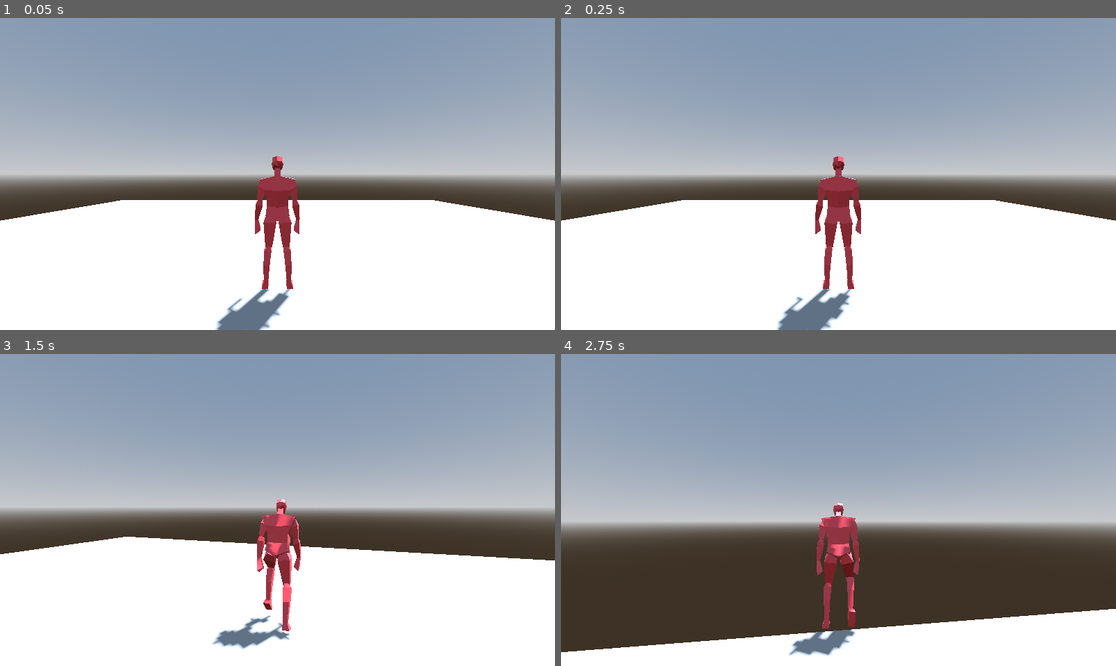
Above: before the commit, frames 1-4 (two rows, left to right).
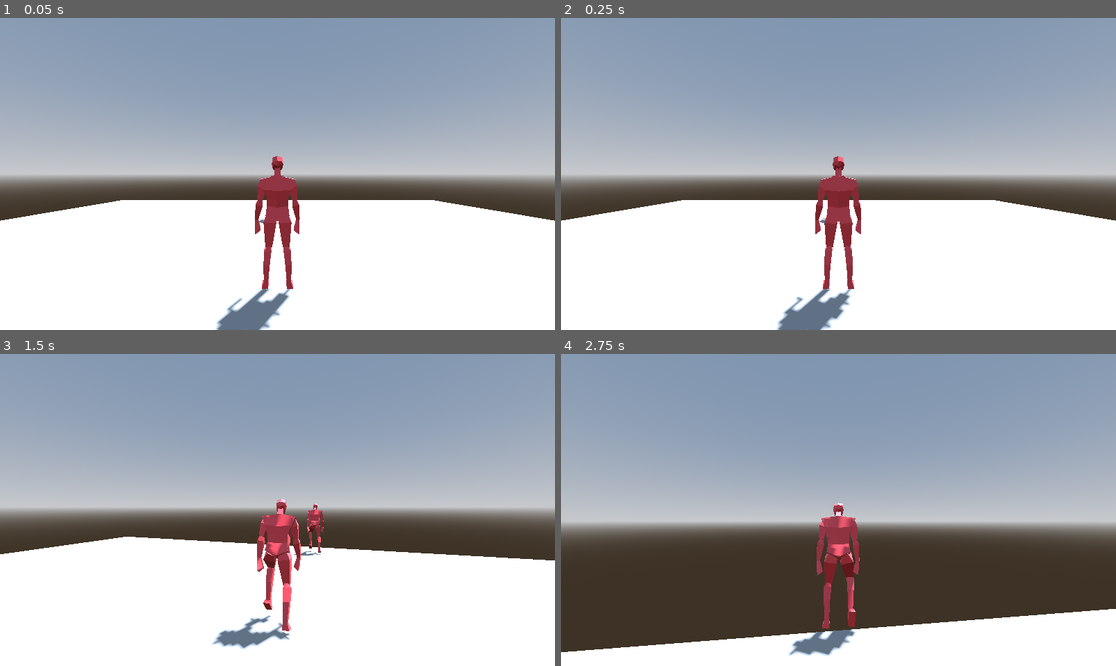
Above: after the commit, the same moments.

Repository: OhijMik/BlenderModelGodot
Game: Godot game, scene res://main_scene.tscn
Same seed, same stepped clock (60 frames per second), same inputs: the game is played once before the commit and once after it.
Inputs (mouse positions are in pixels of both pictures, inside the frame that each line leads up to):
- Up to frame 1 (0.05 s): no input
- Up to frame 2 (0.25 s): no input
- Up to frame 3 (1.5 s): tap Enter (ui_accept) at 0.5, 0.77 s; move the mouse to (305, 510) at 0.52 s; hold W (forward) from 0.53 s (still down); move the mouse to (249, 510) at 1.27 s
- Up to frame 4 (2.75 s): keep holding W (forward); tap Enter (ui_accept) at 1.52 s; move the mouse to (849, 503) at 2.02 s

The runs differ from the first frame. In frame 1, less than 0.1% of the frame differs, in the area x 46-52%, y 50-66%; in frame 2, less than 0.1%; in frame 3, 0.3%, in the area x 52-59%, y 47-65%; in frame 4, nothing differs.

Commit message:
Added an enemy

Diff:
--- a/main_scene.tscn
+++ b/main_scene.tscn
@@ -37,4 +37,9 @@
 [node name="CollisionShape3D" type="CollisionShape3D" parent="Ground/StaticBody3D"]
 shape = SubResource("ConcavePolygonShape3D_630fl")
 
-[node name="model" parent="." instance=ExtResource("1_aaq50")]
+[node name="Player" parent="." instance=ExtResource("1_aaq50")]
+
+[node name="Enemies" type="Node3D" parent="."]
+
+[node name="model" parent="Enemies" instance=ExtResource("1_aaq50")]
+transform = Transform3D(0.99999, 0, -0.00438076, 0, 1, 0, 0.00438076, 0, 0.99999, 0, 0, -4.91335)
--- a/model.tscn
+++ b/model.tscn
@@ -595,7 +595,6 @@
 min_space = 0.0
 
 [sub_resource type="AnimationNodeBlendTree" id="AnimationNodeBlendTree_6grkn"]
-graph_offset = Vector2(-304, -33)
 nodes/BlendSpace1D/node = SubResource("AnimationNodeBlendSpace1D_xn06m")
 nodes/BlendSpace1D/position = Vector2(40, 140)
 node_connections = [&"output", 0, &"BlendSpace1D"]
@@ -612,7 +611,7 @@
 bones/0/parent = -1
 bones/0/rest = Transform3D(1, 0, 0, 0, 0.998999, 0.0447266, 0, -0.0447266, 0.998999, 0, 0, 0)
 bones/0/enabled = true
-bones/0/position = Vector3(0, -0.0171905, 2.61652e-11)
+bones/0/position = Vector3(0, -0.00547061, -1.14069e-10)
 bones/0/rotation = Quaternion(-0.0223689, 0, 0, 0.99975)
 bones/0/scale = Vector3(1, 1, 1)
 bones/1/name = "head"
@@ -627,7 +626,7 @@
 bones/2/rest = Transform3D(-0.903399, 0.428792, 0.00259956, -0.428371, -0.902208, -0.0501899, -0.0191757, -0.0464551, 0.998736, 0.201485, 0.502309, -0.00415772)
 bones/2/enabled = true
 bones/2/position = Vector3(0.201485, 0.502309, -0.00415772)
-bones/2/rotation = Quaternion(-0.00299621, -0.0250889, 0.987598, -0.15496)
+bones/2/rotation = Quaternion(-0.00239258, -0.0252005, 0.99199, -0.123757)
 bones/2/scale = Vector3(1, 1, 1)
 bones/3/name = "lowerarm.l"
 bones/3/parent = 2
@@ -641,28 +640,28 @@
 bones/4/rest = Transform3D(-0.996951, 0.0781542, -0.00117562, -0.0780859, -0.996505, -0.0296715, -0.0034905, -0.0294889, 0.999561, 0.101943, 0.0141639, -0.0217959)
 bones/4/enabled = true
 bones/4/position = Vector3(0.101943, 0.0141639, -0.0217959)
-bones/4/rotation = Quaternion(-0.000818517, 0.0590568, 0.996885, -0.0522696)
+bones/4/rotation = Quaternion(0.000620421, 0.0189747, 0.9988, -0.0451468)
 bones/4/scale = Vector3(1.00003, 1, 1)
 bones/5/name = "lowerleg.l"
 bones/5/parent = 4
 bones/5/rest = Transform3D(0.99983, 0.0183465, 0.00177651, -0.0184302, 0.993605, 0.111395, 0.000278552, -0.111409, 0.993775, -7.66781e-09, 0.445087, 3.49246e-10)
 bones/5/enabled = true
 bones/5/position = Vector3(-7.66781e-09, 0.445087, 3.49246e-10)
-bones/5/rotation = Quaternion(-0.196393, 0.000368094, -0.0324175, 0.979989)
+bones/5/rotation = Quaternion(-0.120207, 0.000372879, -0.0198418, 0.992551)
 bones/5/scale = Vector3(1, 1, 1)
 bones/6/name = "foot.l"
 bones/6/parent = 5
 bones/6/rest = Transform3D(0.999094, 0.0185303, -0.0383207, -0.0423671, 0.346028, -0.937267, -0.00410776, 0.938041, 0.3465, 1.85021e-08, 0.488115, -1.60071e-08)
 bones/6/enabled = true
 bones/6/position = Vector3(1.85021e-08, 0.488115, -1.60071e-08)
-bones/6/rotation = Quaternion(0.625906, 8.93807e-05, -0.0122948, 0.779801)
+bones/6/rotation = Quaternion(0.596595, -0.0042368, -0.016482, 0.802362)
 bones/6/scale = Vector3(1.00001, 1, 0.999999)
 bones/7/name = "upperarm.r"
 bones/7/parent = 0
 bones/7/rest = Transform3D(-0.903399, -0.428792, -0.00259956, 0.428371, -0.902208, -0.0501899, 0.0191757, -0.0464551, 0.998736, -0.201485, 0.502309, -0.00415772)
 bones/7/enabled = true
 bones/7/position = Vector3(-0.201485, 0.502309, -0.00415772)
-bones/7/rotation = Quaternion(0.00277044, -0.0251336, 0.989358, 0.143289)
+bones/7/rotation = Quaternion(0.00224679, -0.0252237, 0.992901, 0.116221)
 bones/7/scale = Vector3(1, 1, 1)
 bones/8/name = "lowerarm.r"
 bones/8/parent = 7
@@ -676,21 +675,21 @@
 bones/9/rest = Transform3D(-0.996951, -0.0781542, 0.00117562, 0.0780859, -0.996505, -0.0296715, 0.0034905, -0.0294889, 0.999561, -0.101943, 0.0141639, -0.0217959)
 bones/9/enabled = true
 bones/9/position = Vector3(-0.101943, 0.0141639, -0.0217959)
-bones/9/rotation = Quaternion(0.000818532, 0.0590568, 0.996885, 0.0522696)
+bones/9/rotation = Quaternion(-0.000620405, 0.0189747, 0.9988, 0.0451468)
 bones/9/scale = Vector3(1.00003, 1, 1)
 bones/10/name = "lowerleg.r"
 bones/10/parent = 9
 bones/10/rest = Transform3D(0.99983, -0.0183465, -0.00177651, 0.0184302, 0.993605, 0.111395, -0.000278552, -0.111409, 0.993775, 7.66781e-09, 0.445087, 3.49246e-10)
 bones/10/enabled = true
 bones/10/position = Vector3(7.66781e-09, 0.445087, 3.49246e-10)
-bones/10/rotation = Quaternion(-0.196393, -0.000368094, 0.0324175, 0.979989)
+bones/10/rotation = Quaternion(-0.120207, -0.00037288, 0.0198418, 0.992551)
 bones/10/scale = Vector3(1, 1, 1)
 bones/11/name = "foot.r"
 bones/11/parent = 10
 bones/11/rest = Transform3D(0.999094, -0.0185303, 0.0383207, 0.0423671, 0.346028, -0.937267, 0.00410776, 0.938041, 0.3465, -1.85021e-08, 0.488115, -1.60071e-08)
 bones/11/enabled = true
 bones/11/position = Vector3(-1.85021e-08, 0.488115, -1.60071e-08)
-bones/11/rotation = Quaternion(0.625906, -8.93668e-05, 0.0122948, 0.779801)
+bones/11/rotation = Quaternion(0.596595, 0.00423682, 0.0164819, 0.802362)
 bones/11/scale = Vector3(1.00001, 1, 0.999999)
 bones/12/name = "neutral_bone"
 bones/12/parent = -1
